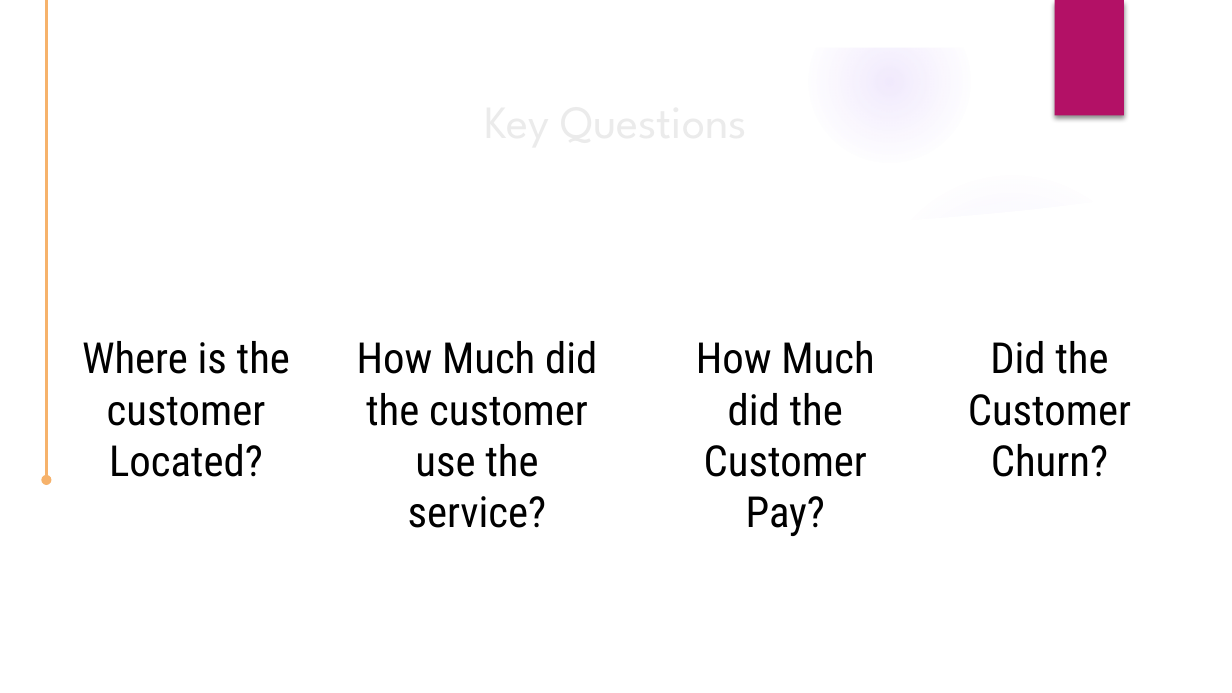
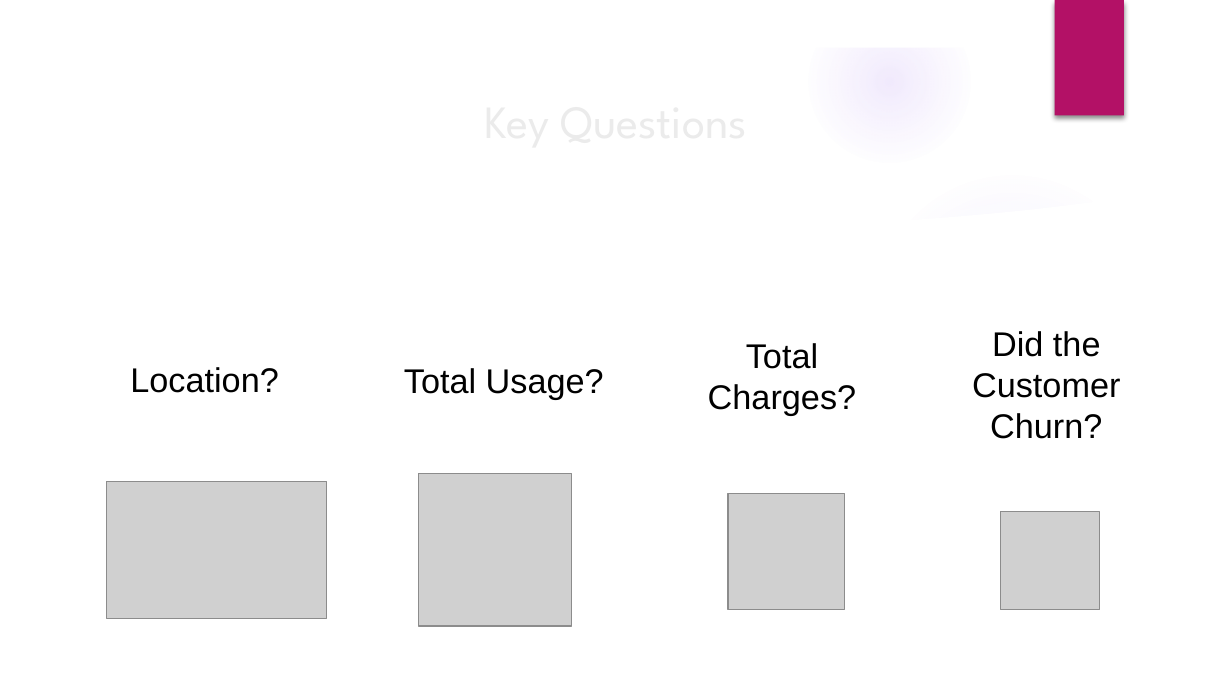
Before and after one commit to AliRampur/Phase-3-Project, a slide deck: slide 3 of Phase 3 Presentation.pptx. Drawn at 1232x693 pixels with LibreOffice and Linux fonts; fonts in the diff are those of the drawing; grey boxes stand for pictures; background and template pictures are left out. Boxes give left, top, right and bottom in pixels: in the first picture for what was removed or moved away, otherwise in the second. Text is boxed around its words. In the diff, an @@ line names an element or a change of style, - is before the commit and + after.

```diff
--- a/Phase 3 Presentation.pptx
+++ b/Phase 3 Presentation.pptx
@@ arrow removed from (47, 0) to (47, 480) @@
@@ subtitle "Did the Customer Churn?": place and size @@
-subtitle "Did the Customer Churn?" at box(968, 341, 1131, 477)
+subtitle "Did the Customer Churn?" at box(972, 331, 1120, 439)
@@ subtitle "Did the Customer Churn?" at box(972, 331, 1120, 439): size 25 to 20 pt, font Roboto Condensed to Arial @@
@@ text at box(708, 343, 856, 416): text changed; size 25 to 20 pt; font Roboto Condensed to Arial @@
-How Much did the Customer Pay?
+Total Charges?
@@ text at box(130, 367, 278, 393): text changed; size 25 to 20 pt; font Roboto Condensed to Arial @@
-Where is the customer Located?
+Location?
@@ subtitle at box(404, 368, 604, 399): text changed; size 25 to 20 pt; font Roboto Condensed to Arial @@
-How Much did the customer use the service?
+Total Usage?
@@ picture added at box(419, 473, 572, 626) @@
@@ picture added at box(107, 482, 328, 618) @@
@@ picture added at box(728, 493, 845, 610) @@
@@ picture added at box(1000, 511, 1099, 610) @@
```
Also in this commit, not shown: 6 other slides changed, 4 slides added, 3 slides removed, 11 other files.
